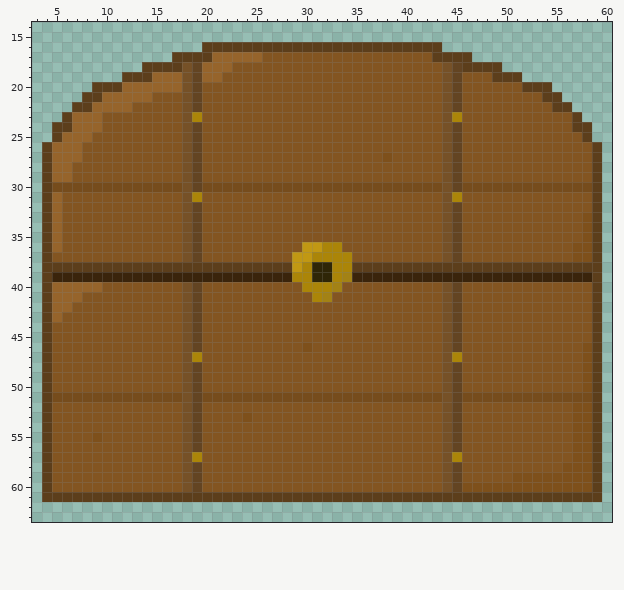
A pixel-art sprite gets an edit: assets/sprites/items/ChestClosed.png. Above is the file before it was changed.
The file is 64x64 pixels. Colours within 5 levels of each other are drawn and written as one. Shown: x 3..60, y 14..63.
The same view after the edit:
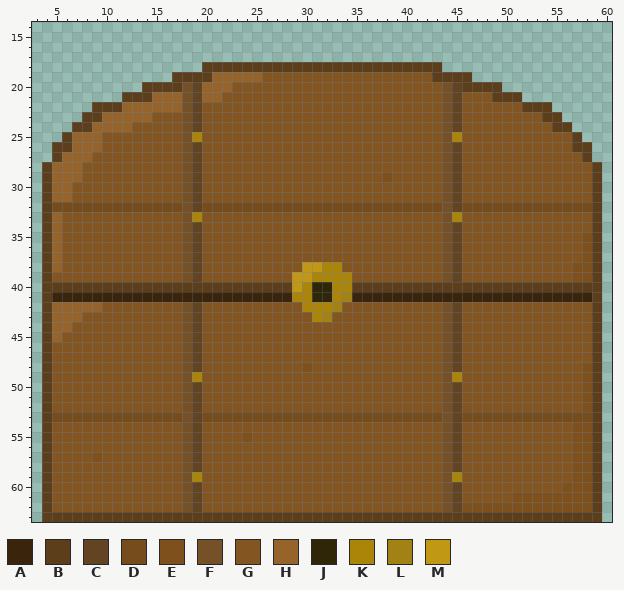
Palette (. is transparent): A #3a240b  B #5c3e1b  C #634422  D #764c1c  E #7e501b  F #765127  G #835521  H #96642b  J #2f2607  K #ab8508  L #a38215  M #c19813
Edits made:
Changed rows in their new state; - is an unchanged pixel.
first column x 4:
16 ----------------........................----------------
17 -------------..............................-------------
18 ----------......BBBBBBBBBBBBBBBBBBBBBBBB......----------
19 --------.....BBBB-HHHH-----------------BBBB.....--------
20 -----.....BBBB--HHH-----------------------BBBB.....-----
21 ----....BBBHHH--HH---------------------------BBB....----
22 ---..BBB-HHHHH----------------------------------BBB..---
23 --..BBHHHHH----C-------------------------C--------BB..--
24 -..BB-HHH------------------------------------------BB..-
25 -.B--H---------K-------------------------K-----------B.-
26 .BB-HH-----------------------------------------------BB.
27 .B--H-----------------------------G-------------------B.
28 ---H----------------------------------------------------
29 ---H------------------------------E---------------------
30 -HHGGGGGGGGGGG--GGGGGGGGGGGGGGGGGGGGGGGG--GGGGGGGGGGGGG-
31 --H------------C-------------------------C--------------
32 -DDDDDDDDDDDDD--DDDDDDDDDDDDDDDDDDDDDDDD--DDDDDDDDDDDDD-
33 ---------------K-------------------------K------------G-
34 ------------------------------------------------------G-
36 --------------------------GGGG-----------------------G--
37 -H-----------------------GGGGGG----------------------G--
38 -HGGGGGGGGGGGGFCGGGGGGGGGGMMK-GGGGGGGGGGFCGGGGGGGGGGGEE-
39 -GGGGGGGGGGGGGFCGGGGGGGGGMMKK-KGGGGGGGGGFCGGGGGGGGGGGEE-
40 -BBBBBBBBBBBBBBBBBBBBBBBBM-JJKKBBBBBBBBBBBBBBBBBBBBBBBB-
41 -AAAAAAAAAAAAAAAAAAAAAAAAKKJJKLAAAAAAAAAAAAAAAAAAAAAAAA-
42 ---HHH--------------------KKKL--------------------------
43 --HH-----------------------KL---------------------------
44 -HH-----------------------------------------------------
45 -H------------------------------------------------------
46 --------------------------G---------------------------G-
47 ---------------C-------------------------C------------G-
48 --------------------------E-----------------------------
49 ---------------K-------------------------K--------------
51 -GGGGGGGGGGGGG--GGGGGGGGGGGGGGGGGGGGGGGG--GGGGGGGGGGGGE-
52 -----------------------------------------------------G--
53 -DDDDDDDDDDDDD--DDDDDDDDDDDDDDDDDDDDDDDD--DDDDDDDDDDDDD-
55 -----G--------------E-----------------------------------
57 -----E---------C-------------------------C--------------
58 ----------------------------------------------------G---
59 ---------------K-------------------------K-----GGGGGG---
60 ------------------------------------------GGGGGGGGGG----
61 -GGGGGGGGGGGGGFCGGGGGGGGGGGGGGGGGGGGGGGGFCGGGGGEEEEEEEE-
62 BGGGGGGGGGGGGGFCGGGGGGGGGGGGGGGGGGGGGGGGFCEEEEEEEEEEEEEB
63 BBBBBBBBBBBBBBBBBBBBBBBBBBBBBBBBBBBBBBBBBBBBBBBBBBBBBBBB
